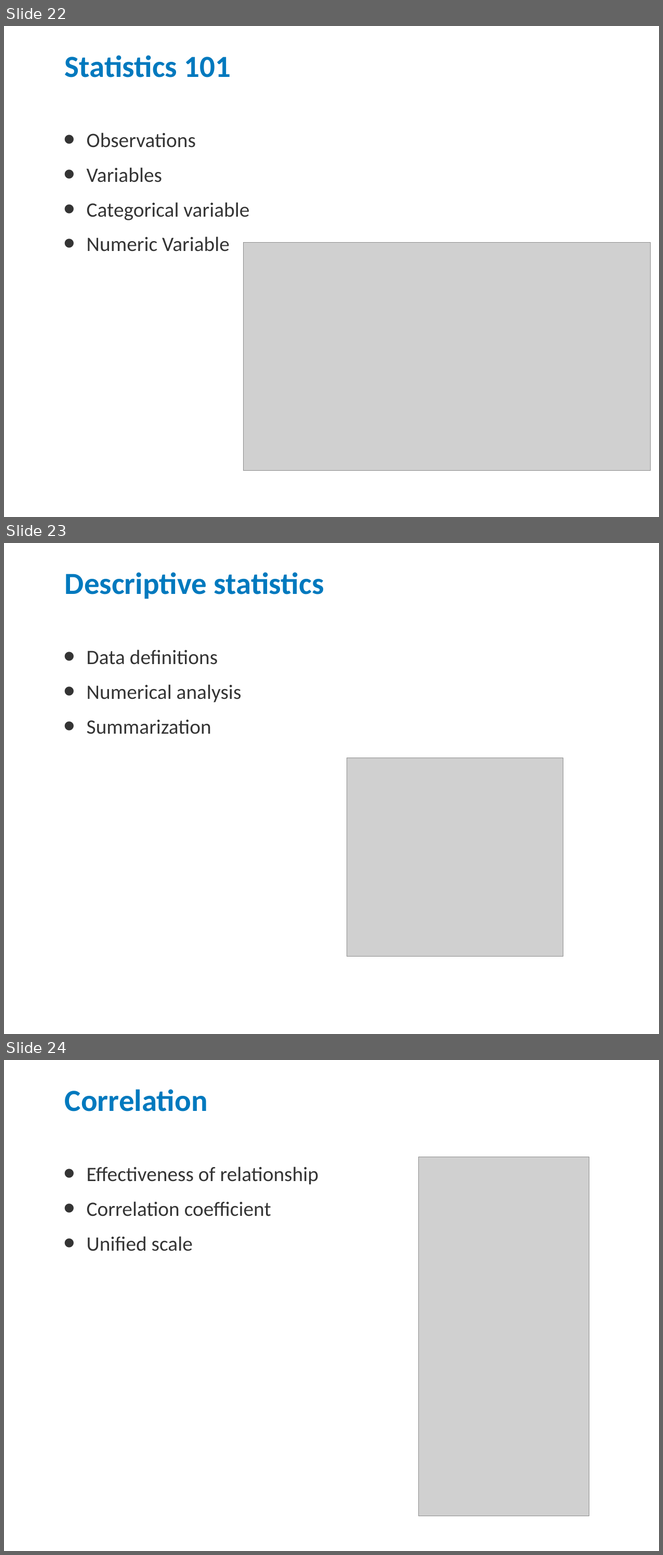
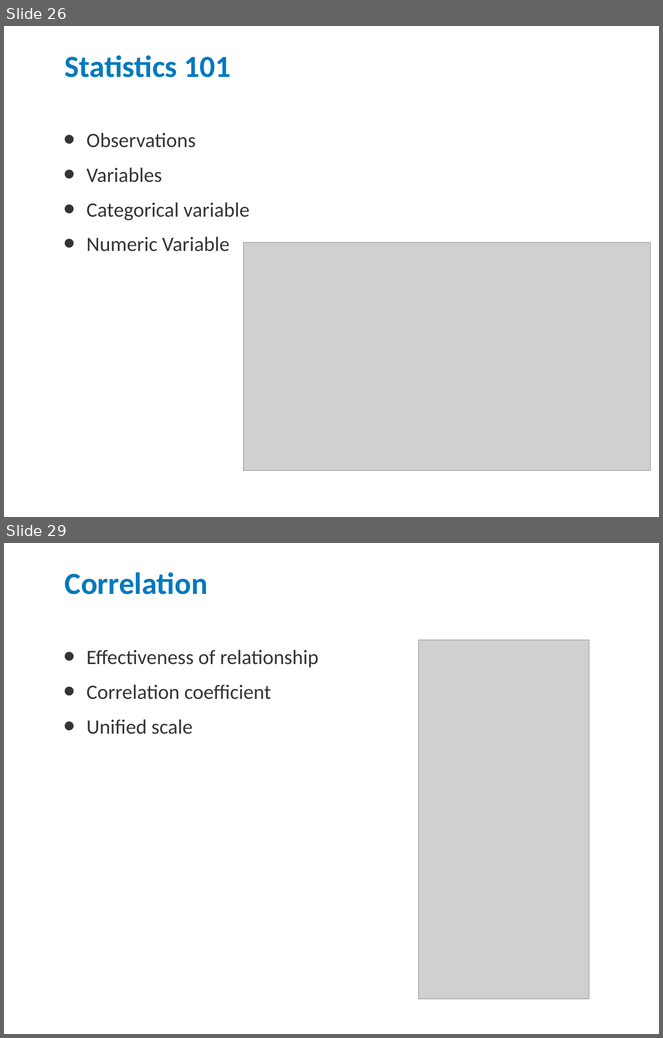
Before and after one commit to jdages/rDemo, a slide deck: R Demo.pptx. Shown one above the other, each under a label of ours: slides 22, 23 and 24 before the commit, slides 26 and 29 after it; the slides between them are not shown. The pictures are 663x1555 and 663x1038 pixels, drawn with LibreOffice and Linux fonts; fonts in the diff are those of the drawing; grey boxes stand for pictures; background and template pictures are left out. Boxes give left, top, right and bottom in pixels: in the first picture for what was removed or moved away, otherwise in the second. Text is boxed around its words. In the diff, an @@ line names an element or a change of style, - is before the commit and + after.

```diff
--- a/R Demo.pptx
+++ b/R Demo.pptx
@@ slide 23 removed at box(4, 543, 659, 1034), background picture (left out) @@
@@ title removed at box(65, 572, 324, 599) @@
-Descriptive statistics
@@ text removed at box(87, 650, 242, 734) @@
-• Data definitions
-• Numerical analysis
-• Summarization
@@ picture removed at box(347, 758, 563, 957) @@
@@ what was slide 22 is now slide 26 @@
@@ what was slide 24 is now slide 29 @@
```
Also in this commit, not shown: 6 slides changed, 9 slides added, 2 other slides removed, 1 other file.
